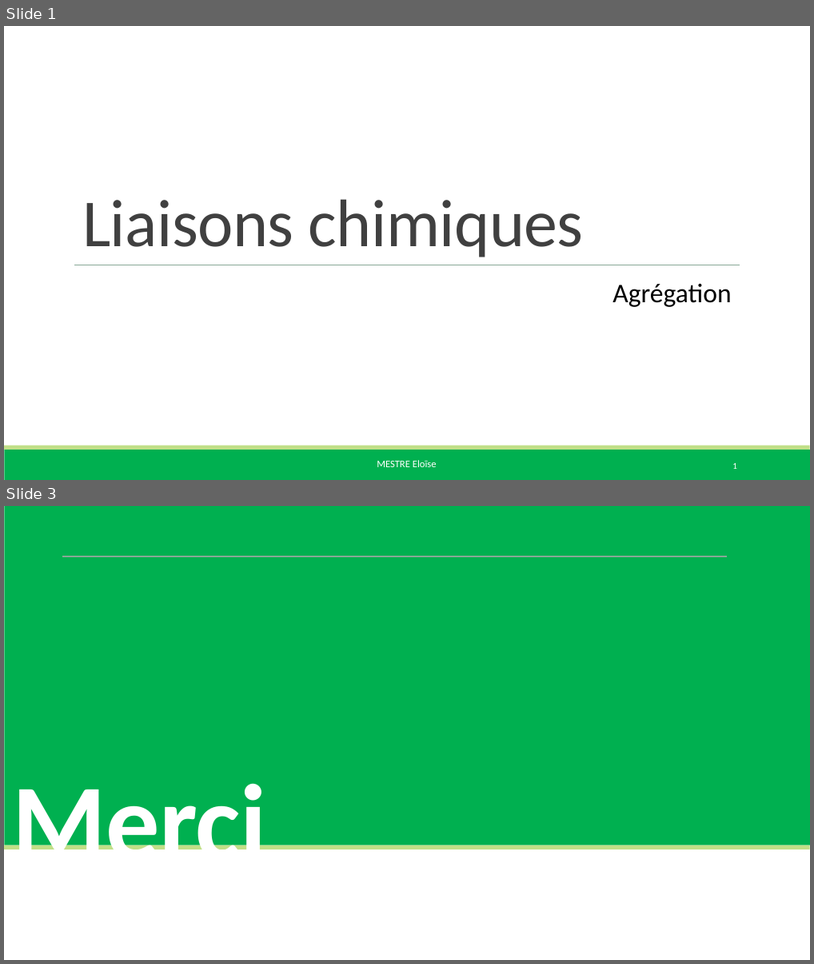
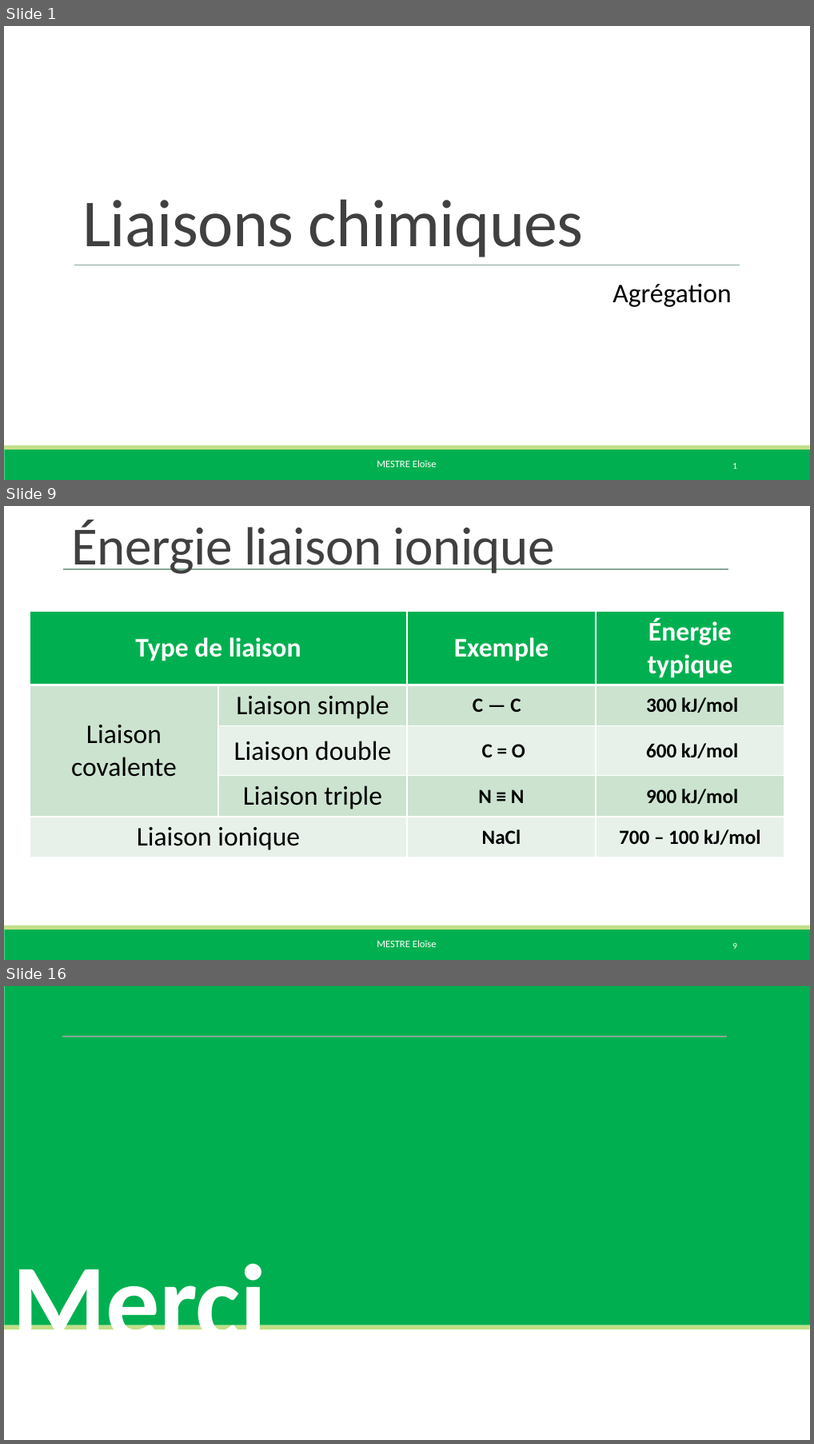
Before and after one commit to eloisemestre/Oraux_agreg, a slide deck: LC/LC 14 Liaisons chimique (lycée)/LC 14 diapo.pptx. Shown one above the other, each under a label of ours: slides 1 and 3 before the commit, slides 1, 9 and 16 after it; the slides between them are not shown. The pictures are 814x964 and 814x1444 pixels, drawn with LibreOffice and Linux fonts; fonts in the diff are those of the drawing. Boxes give left, top, right and bottom in pixels: in the first picture for what was removed or moved away, otherwise in the second. Text is boxed around its words. In the diff, an @@ line names an element or a change of style, - is before the commit and + after.

```diff
--- a/LC/LC 14 Liaisons chimique (lycée)/LC 14 diapo.pptx
+++ b/LC/LC 14 Liaisons chimique (lycée)/LC 14 diapo.pptx
@@ slide 9 added at bbox=[4, 506, 810, 960], background #FFFFFF; not listed: 3 template elements that a slide beside it also shows @@
@@ title added at bbox=[71, 520, 555, 574], 48 pt, text #404040 @@
+Énergie liaison ionique
@@ line added from (64, 569) to (729, 569), #87A896 1 pt @@
@@ table added at bbox=[30, 611, 785, 854], 5 rows, 4 columns @@
+Type de liaison |  | Exemple | Énergie typique
+Liaison covalente | Liaison simple | C — C | 300 kJ/mol
+ | Liaison double | C = O | 600 kJ/mol
+ | Liaison triple | N ≡ N | 900 kJ/mol
+Liaison ionique |  | NaCl | 700 – 100 kJ/mol
@@ page number added at bbox=[733, 943, 738, 948], 7.9 pt, text #FFFFFF @@
+9
@@ what was slide 3 is now slide 16 @@
```
Also in this commit, not shown: 13 other slides added, 1 slide removed, 14 other files.
